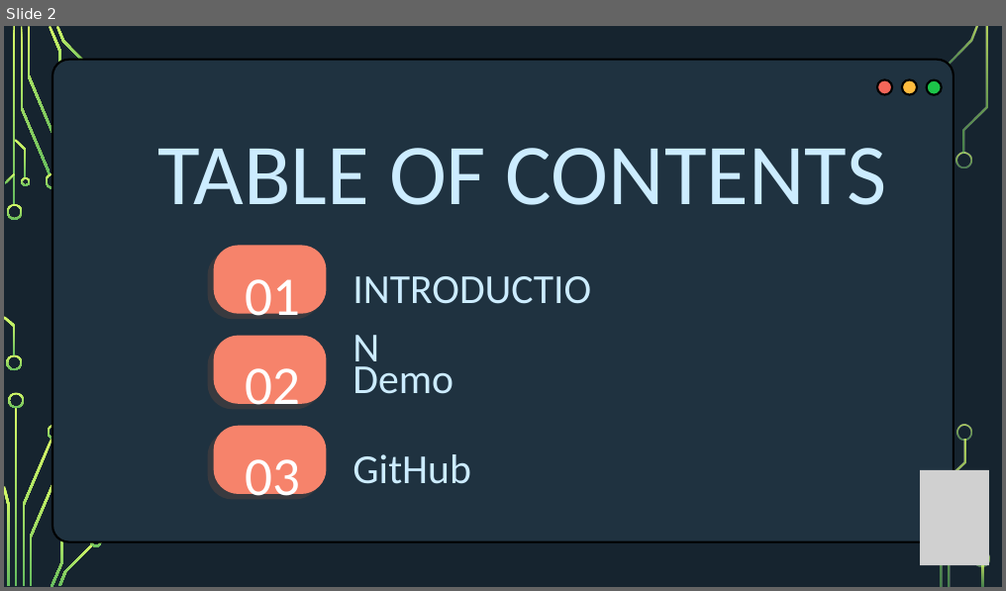
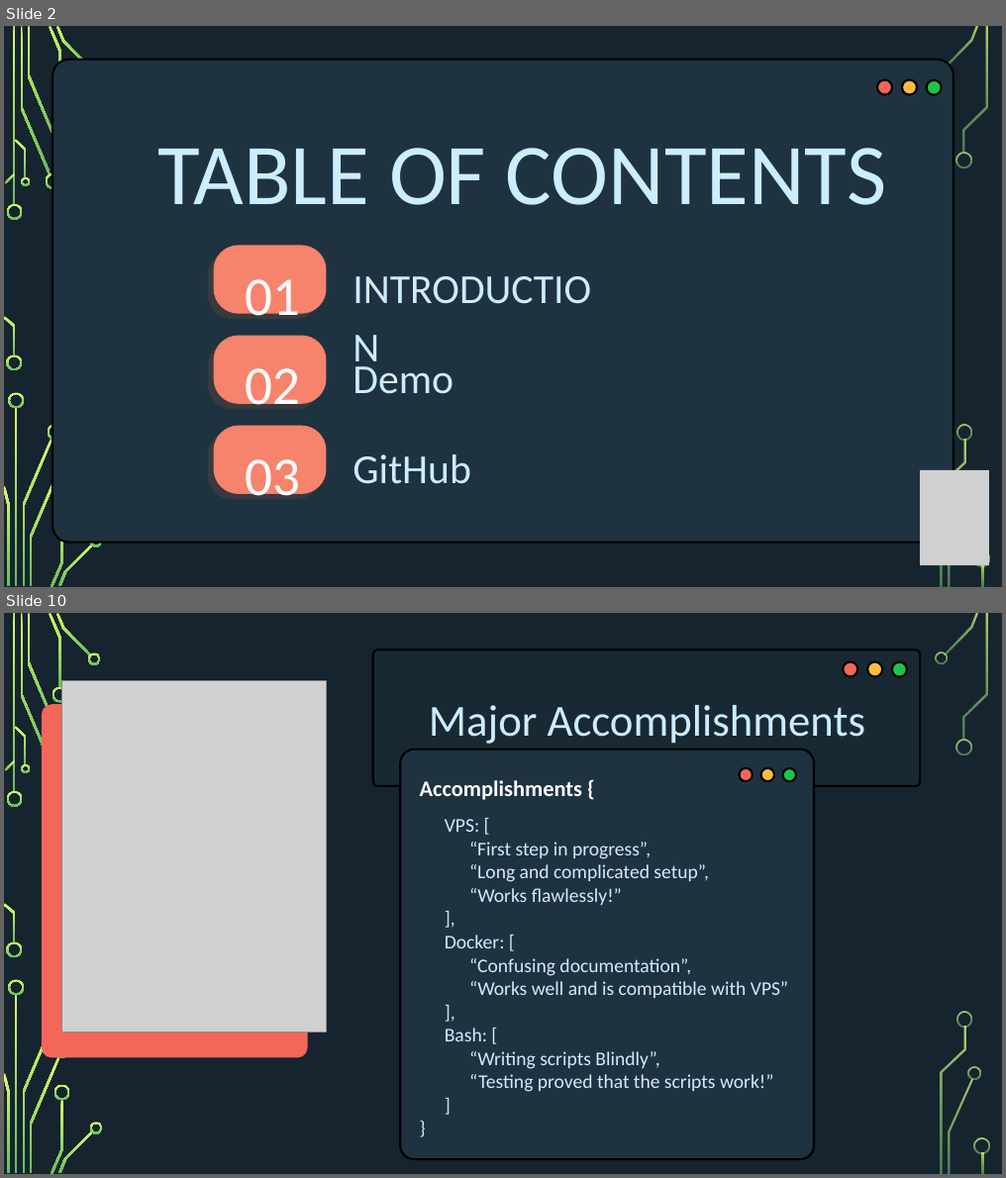
Before and after one commit to kayyza/UNIX-FinalProject, a slide deck: Documentation/UnixPresentation.pptx. Shown one above the other, each under a label of ours: slide 2 before the commit, slides 2 and 10 after it; the slides between them are not shown. The pictures are 1006x591 and 1006x1178 pixels, drawn with LibreOffice and Linux fonts; fonts in the diff are those of the drawing; grey boxes stand for pictures; background and template pictures are left out. Boxes give left, top, right and bottom in pixels: in the first picture for what was removed or moved away, otherwise in the second. Text is boxed around its words. In the diff, an @@ line names an element or a change of style, - is before the commit and + after.

```diff
--- a/Documentation/UnixPresentation.pptx
+++ b/Documentation/UnixPresentation.pptx
@@ slide 10 added at (4, 613, 1002, 1174), background picture (left out); not listed: 29 template elements that a slide beside it also shows @@
@@ rounded rectangle added at (373, 650, 920, 786), fill #192934, outline #000000 3 pt @@
@@ ellipse added at (843, 662, 857, 677), fill #F46659, outline #000000 3 pt @@
@@ ellipse added at (867, 662, 882, 677), fill #FFBC3E, outline #000000 3 pt @@
@@ ellipse added at (892, 662, 907, 677), fill #1CC549, outline #000000 3 pt @@
@@ group added at (54, 652, 947, 1100): 4 freeform shapes @@
@@ picture added at (61, 680, 326, 1032) @@
@@ rounded rectangle added at (43, 705, 306, 1058), fill #F46659, outline #F46659 3 pt @@
@@ text added at (429, 705, 865, 744), 64 pt, text #CCECFF @@
+Major Accomplishments
@@ rounded rectangle added at (400, 750, 814, 1159), fill #1F3240, outline #000000 3 pt @@
@@ text added at (420, 780, 582, 800), 32 pt, text #FFFFFF, bold @@
+Accomplishments {
@@ ellipse added at (739, 768, 752, 781), fill #F46659, outline #000000 3 pt @@
@@ ellipse added at (761, 768, 774, 781), fill #FFBC3E, outline #000000 3 pt @@
@@ ellipse added at (783, 768, 796, 781), fill #1CC549, outline #000000 3 pt @@
@@ text added at (445, 819, 788, 1092), 28 pt, text #CCECFF @@
+VPS: [
+“First step in progress”,
+“Long and complicated setup”,
+“Works flawlessly!”
+],
+Docker: [
+“Confusing documentation”,
+“Works well and is compatible with VPS”
+],
+Bash: [
+“Writing scripts Blindly”,
+“Testing proved that the scripts work!”
+]
+}
```
Also in this commit, not shown: 2 slides changed, 8 other slides added, 2 slides removed.
